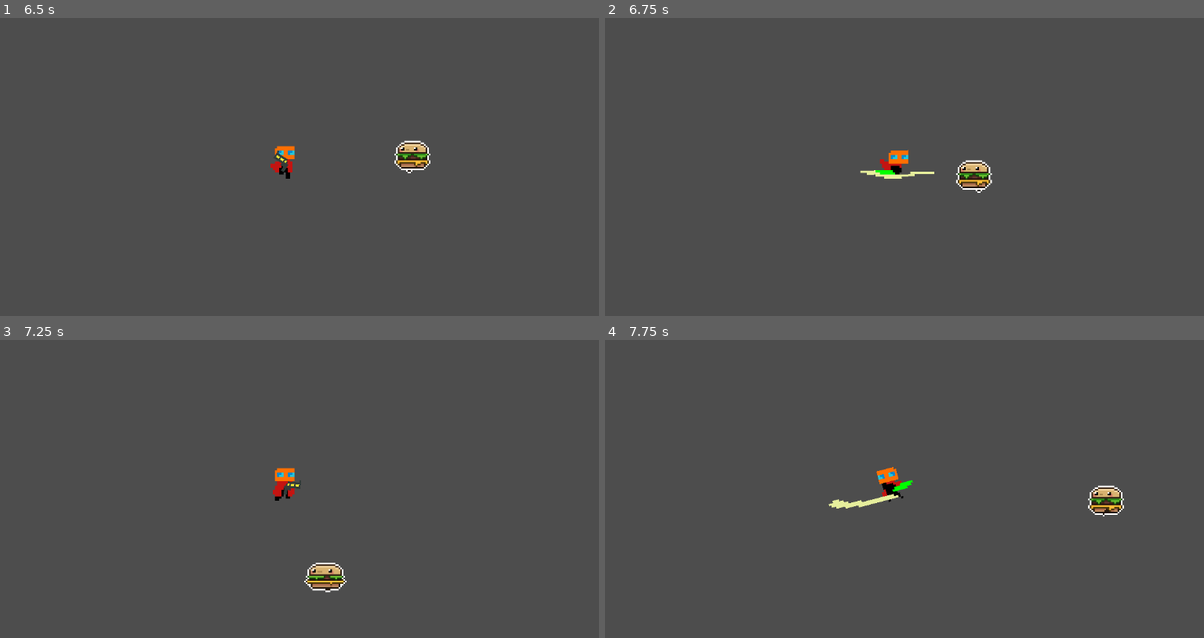
Above: before the commit, frames 1-4 (two rows, left to right).
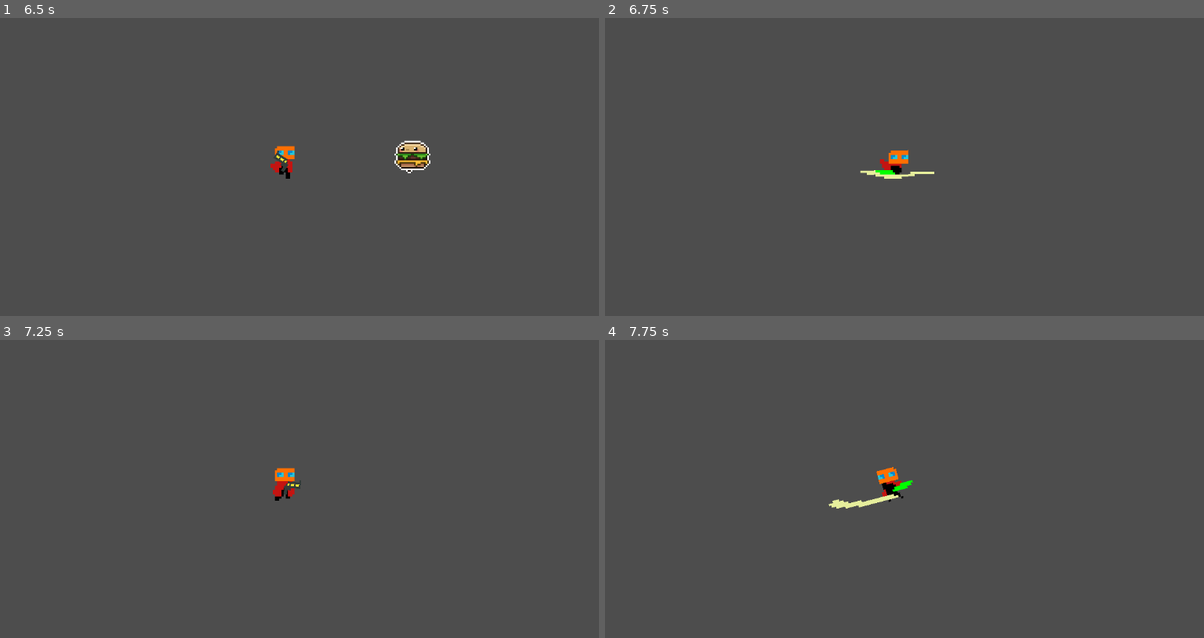
Above: after the commit, the same moments.

Repository: mendsergon/Kill-The-Food-Pyramid
Game: Godot game, scene res://Assets/Scenes/game.tscn
Same seed, same stepped clock (60 frames per second), same inputs: the game is played once before the commit and once after it.
Inputs (mouse positions are in pixels of both pictures, inside the frame that each line leads up to):
- Up to frame 1 (6.5 s): move the mouse to (425, 175) at 0.52 s; hold D (move_right) 0.53-1.28 s; tap E (melee) at 0.6, 1.55, 2.1, 3.05, 3.6, 4.55, 5.1, 6.05 s; move the mouse to (161, 211) at 1.27 s; hold S (move_down) 1.28-2.03 s; tap Shift (dash) at 1.35, 4.35 s; move the mouse to (347, 116) at 2.02 s; hold D (move_right) 2.03-2.78 s; move the mouse to (251, 265) at 2.77 s; hold W (move_up) 2.78-3.53 s; click (251, 265) at 2.85 s; move the mouse to (473, 247) at 3.52 s; hold A (move_left) 3.53-5.03 s; move the mouse to (95, 140) at 4.27 s; move the mouse to (317, 193) at 5.02 s; hold S (move_down) 5.03-5.78 s; move the mouse to (191, 107) at 5.77 s; hold D (move_right) from 5.78 s (still down); click (191, 107) at 5.85 s
- Up to frame 2 (6.75 s): move the mouse to (1030, 175) at 6.52 s; release D (move_right) at 6.53 s; hold W (move_up) from 6.53 s (still down); tap E (melee) at 6.6 s
- Up to frame 3 (7.25 s): keep holding W (move_up)
- Up to frame 4 (7.75 s): move the mouse to (766, 533) at 7.27 s; release W (move_up) at 7.28 s; hold D (move_right) from 7.28 s (still down); tap Shift (dash) at 7.35 s; tap E (melee) at 7.55 s

Frame 1 is identical in both runs. In frame 2, 0.5% of the frame differs, in the area x 58-65%, y 47-59%; in frame 3, 0.5%, in the area x 50-58%, y 74-85%; in frame 4, 0.5%.

Commit message:
Added 5 health points to burger, bullets deal 1 dmg, melee deals 3 dmg

Diff:
--- a/Assets/Scripts/bullet_1.gd
+++ b/Assets/Scripts/bullet_1.gd
@@ -9,6 +9,11 @@
 func _physics_process(delta: float) -> void:
 	if ray_cast_2d.is_colliding():             # Check if raycast hit something this frame
 		var collider = ray_cast_2d.get_collider()
+
+		# If the thing we hit can take damage, apply 1 HP from bullets
+		if collider.has_method("apply_damage"):
+			collider.apply_damage(1)
+
 		print("Hit:", collider.name)
 		queue_free()                            # Destroy bullet on impact
 	else:
--- a/Assets/Scripts/burger.gd
+++ b/Assets/Scripts/burger.gd
@@ -2,23 +2,29 @@
 
 ### --- CORE CONSTANTS --- ###
 const MOVE_SPEED = 50.0                  # Enemy walk speed
-const MOVE_DURATION = 3.0               # Active chase time
-const IDLE_COOLDOWN = 2.0               # Pause duration between chases
+const MOVE_DURATION = 3.0                # Active chase time
+const IDLE_COOLDOWN = 2.0                # Pause duration between chases
+
+### --- HEALTH --- ###
+@export var max_health: int = 5          # Maximum HP for burger
+var health: int                          # Current HP
 
 ### --- NODE REFERENCES --- ###
 @onready var animated_sprite_2d: AnimatedSprite2D = $AnimatedSprite2D  # Enemy sprite
 
 ### --- STATE --- ###
-var player: CharacterBody2D = null        # Reference to player node
-var is_moving := true                     # Currently chasing player
-var behavior_timer := 0.0                 # Tracks chase/idle timing
+var player: CharacterBody2D = null       # Reference to player node
+var is_moving := true                    # Currently chasing player
+var behavior_timer := 0.0                # Tracks chase/idle timing
 
 ### --- PUBLIC SETUP --- ###
 func set_player_reference(player_ref: CharacterBody2D) -> void:
 	player = player_ref
 
 func _ready() -> void:
+	# Initialize animation and health
 	animated_sprite_2d.play("Idle")
+	health = max_health                    # Set starting HP
 
 func _physics_process(delta: float) -> void:
 	if player == null:
@@ -31,7 +37,6 @@
 		is_moving = false
 		behavior_timer = 0.0
 		animated_sprite_2d.play("Idle")
-
 	elif not is_moving and behavior_timer >= IDLE_COOLDOWN:
 		is_moving = true
 		behavior_timer = 0.0
@@ -51,3 +56,17 @@
 
 	### --- APPLY MOVEMENT --- ###
 	move_and_slide()
+
+### --- DAMAGE & DEATH --- ###
+func apply_damage(amount: int) -> void:
+	# Subtract incoming damage
+	health -= amount
+	print("Burger took %d damage, %d HP remaining" % [amount, health])
+
+	# Check for death
+	if health <= 0:
+		die()
+
+func die() -> void:
+	# Handle burger death (play animation, drop loot, etc.)
+	queue_free()
--- a/Assets/Scripts/player.gd
+++ b/Assets/Scripts/player.gd
@@ -193,6 +193,9 @@
 	melee_area.visible = true
 
 func _on_melee_area_body_entered(body: Node) -> void:
+	# Deal 3 HP melee damage if possible
+	if body.has_method("apply_damage"):
+		body.apply_damage(3)
 	print("Melee hit:", body.name)
 
 func update_dash_cooldown(delta: float) -> void:
